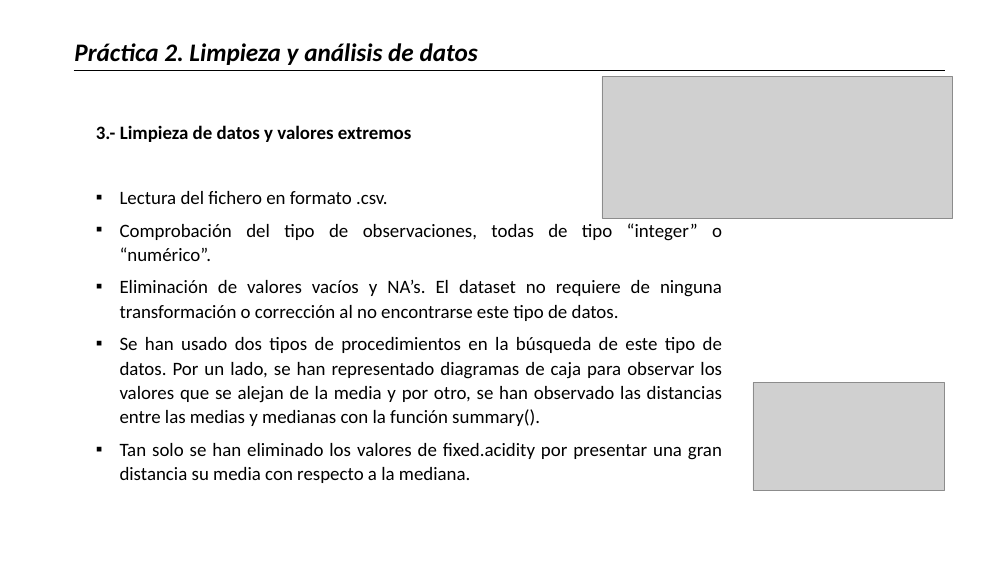
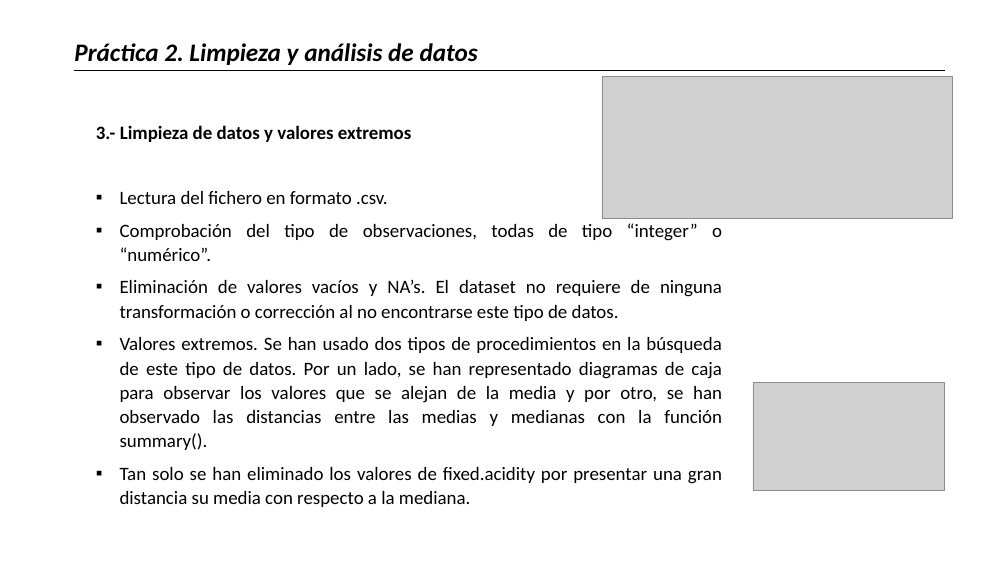
Before and after one commit to jgonzalezcon/Practica-2-WineQuality, a slide deck: slide 5 of pdf/Practica 2_Limpieza y analisis de datos.pptx. Drawn at 1008x567 pixels with LibreOffice and Linux fonts; fonts in the diff are those of the drawing; grey boxes stand for pictures. Boxes give left, top, right and bottom in pixels: in the first picture for what was removed or moved away, otherwise in the second. Text is boxed around its words. In the diff, an @@ line names an element or a change of style, - is before the commit and + after.

```diff
--- a/pdf/Practica 2_Limpieza y analisis de datos.pptx
+++ b/pdf/Practica 2_Limpieza y analisis de datos.pptx
@@ text at (120,337,722,450): text changed @@
-▪ Se han usado dos tipos de procedimientos en la búsqueda de este tipo de datos. Por un lado, se han representado diagramas de caja para observar los valores que se alejan de la media y por otro, se han observado las distancias entre las medias y medianas con la función summary().
+▪ Valores extremos. Se han usado dos tipos de procedimientos en la búsqueda de este tipo de datos. Por un lado, se han representado diagramas de caja para observar los valores que se alejan de la media y por otro, se han observado las distancias entre las medias y medianas con la función summary().
```
